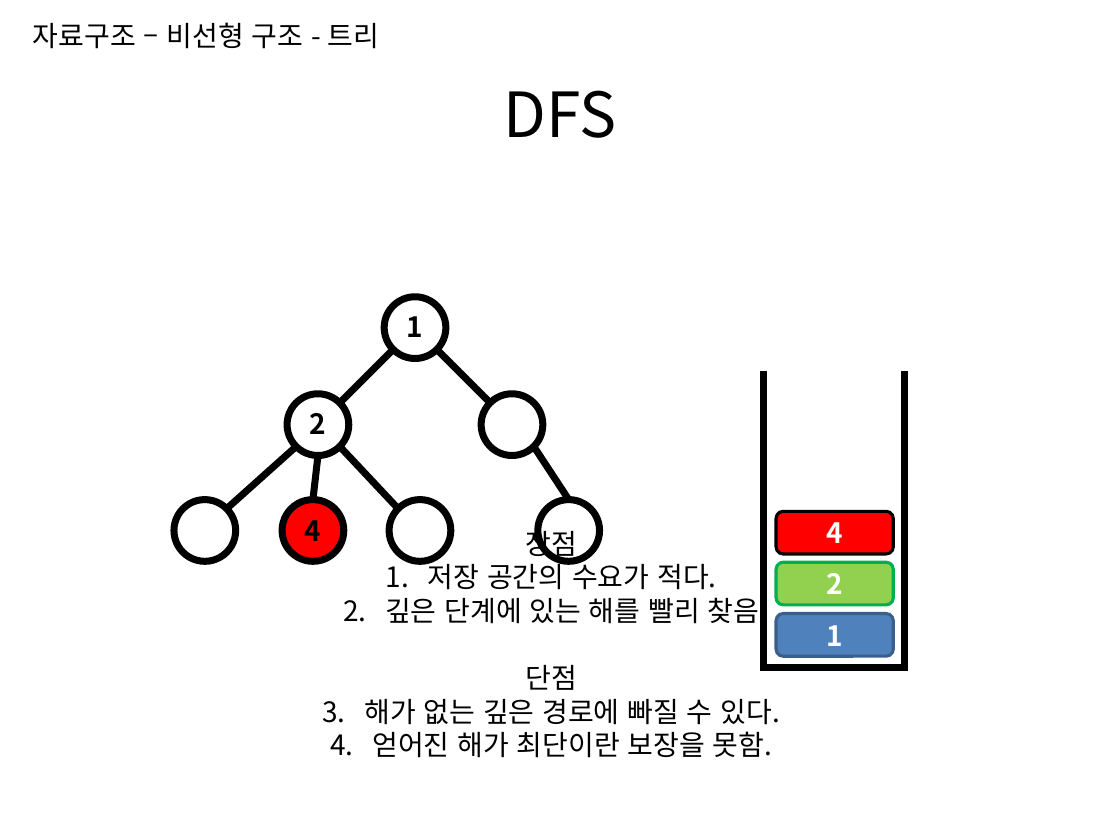
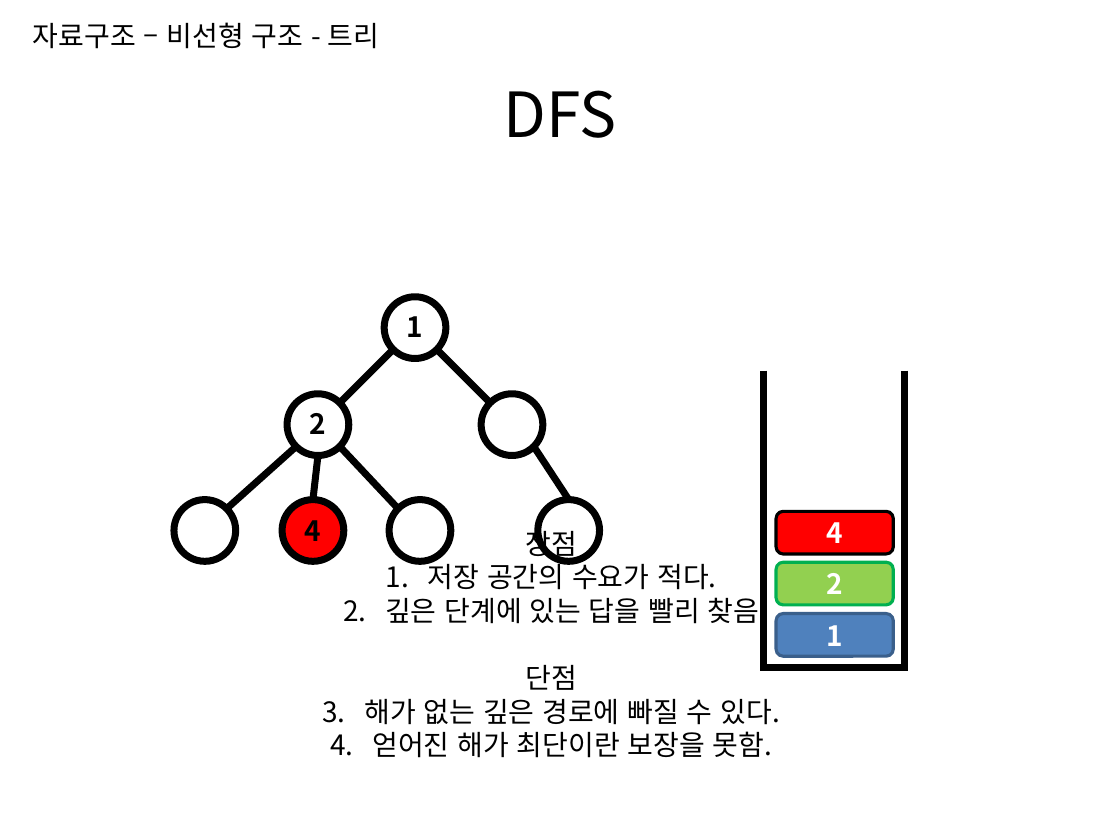
Before and after one commit to momo1108/csl, a slide deck: slide 17 of Algorithm/발표2.pptx. Drawn at 1120x840 pixels with LibreOffice and Linux fonts; fonts in the diff are those of the drawing. Boxes give left, top, right and bottom in pixels: in the first picture for what was removed or moved away, otherwise in the second. Text is boxed around its words. In the diff, an @@ line names an element or a change of style, - is before the commit and + after.

```diff
--- a/Algorithm/발표2.pptx
+++ b/Algorithm/발표2.pptx
@@ text at (385, 597, 760, 624): text changed @@
-2. 깊은 단계에 있는 해를 빨리 찾음
+2. 깊은 단계에 있는 답을 빨리 찾음
```
Also in this commit, not shown: 12 other slides changed, 9 other files.
